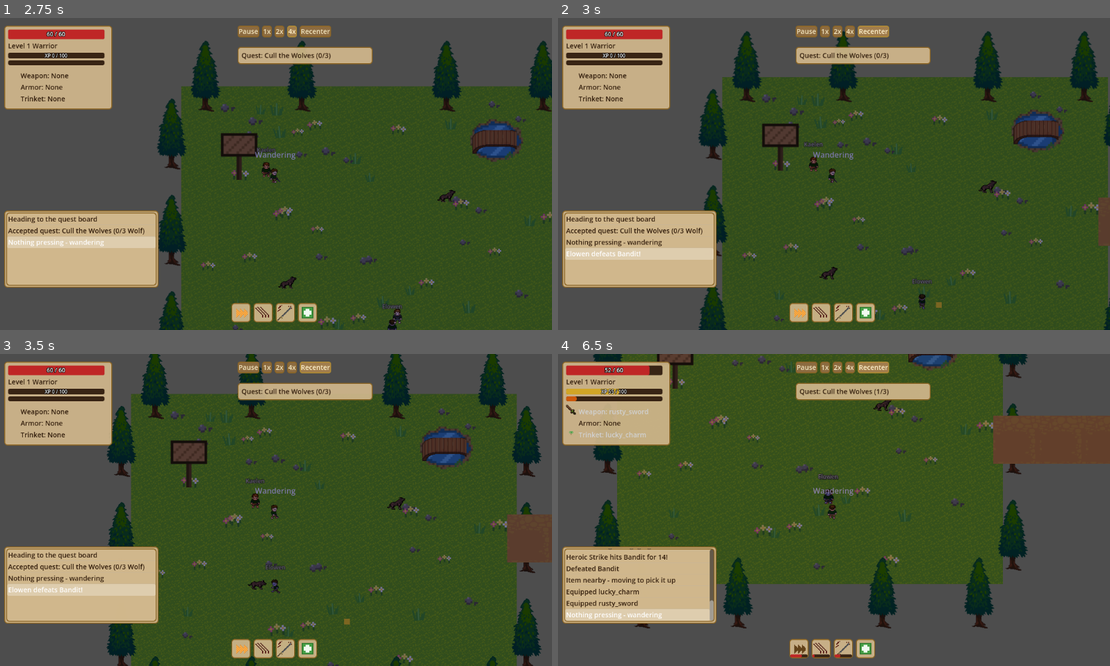
Above: before the commit, frames 1-4 (two rows, left to right).
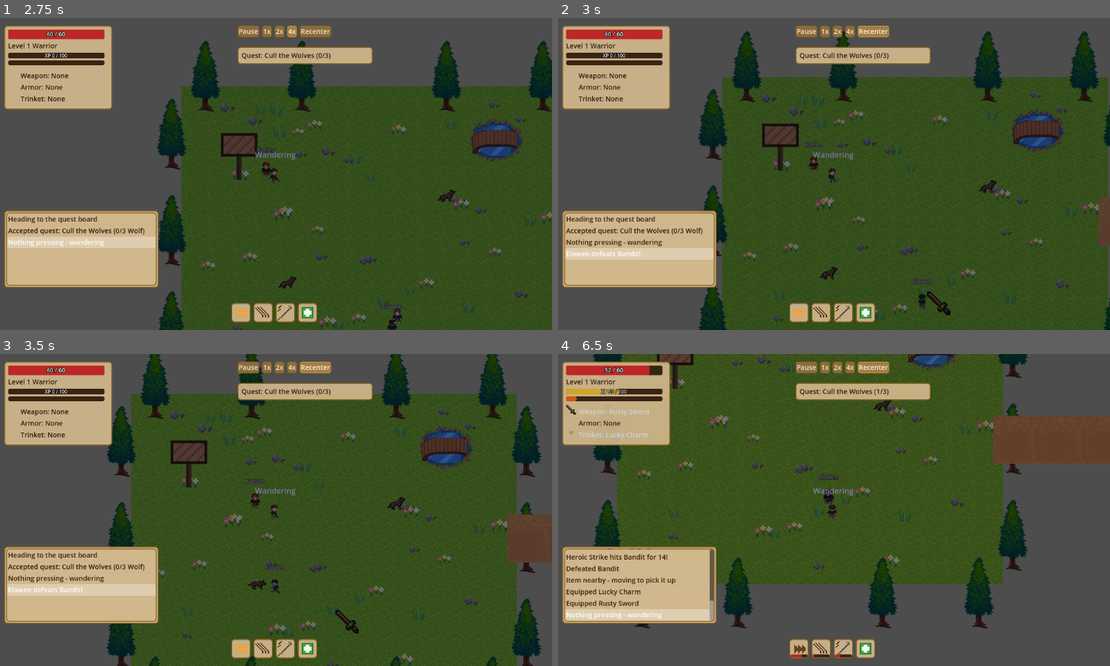
Above: after the commit, the same moments.

Repository: HexaLoid/ai-world-spectator
Game: Godot game, scene res://scenes/Main.tscn
The game is run twice, just before and just after one commit, with the same random seed, the same clock (stepped at 60 frames per second) and the same inputs.
Inputs:
- Up to frame 1 (2.75 s): click "1x" at 0.5 s; click "2x" at 1.25 s; click "4x" at 2 s
- Up to frame 2 (3 s): click "Recenter" at 2.75 s
- Up to frame 3 (3.5 s): no input
- Up to frame 4 (6.5 s): click "1x" at 3.5 s; click "2x" at 4.25 s; click "4x" at 5 s; click "Recenter" at 5.75 s

Frame 1 is identical in both runs. In frame 2, 0.1% of the frame differs, in the area x 66-72%, y 87-96%; in frame 3, 0.1%; in frame 4, 0.3%, in the area x 7-17%, y 17-82%.

Commit message:
Show readable item names and icon art for loot drops
Co-Authored-By: Claude Sonnet 5 <noreply@anthropic.com>

Diff:
--- a/scenes/entities/ItemPickup.tscn
+++ b/scenes/entities/ItemPickup.tscn
@@ -5,9 +5,6 @@
 [node name="root" type="Node2D"]
 script = ExtResource("1_f1fxr")
 
-[node name="ColorRect" type="ColorRect" parent="."]
-offset_left = -6.0
-offset_top = -6.0
-offset_right = 6.0
-offset_bottom = 6.0
-color = Color(1, 0.85, 0.2, 1)
+[node name="Icon" type="Sprite2D" parent="."]
+scale = Vector2(1.5, 1.5)
+texture_filter = 1
--- a/scripts/entities/character.gd
+++ b/scripts/entities/character.gd
@@ -536,7 +536,7 @@
 		var old_hp := hp
 		hp = min(max_hp, hp + int(item_def.get("heal", 0)))
 		var healed := hp - old_hp
-		GameState.log_event("Used %s" % item_id)
+		GameState.log_event("Used %s" % LootTable.display_name(item_id))
 		GameState.emit_signal("character_hp_changed", hp, max_hp)
 		if healed > 0:
 			GameState.emit_signal("damage_dealt", global_position, healed, true)
@@ -548,31 +548,31 @@
 			attack_damage_min += delta
 			attack_damage_max += delta
 			equipped_weapon_id = item_id
-			GameState.log_event("Equipped %s" % item_id)
+			GameState.log_event("Equipped %s" % LootTable.display_name(item_id))
 			GameState.emit_signal("character_equipment_changed", equipped_weapon_id, equipped_armor_id, equipped_trinket_id)
 		else:
-			GameState.log_event("Found %s - current gear is better" % item_id)
+			GameState.log_event("Found %s - current gear is better" % LootTable.display_name(item_id))
 	elif item_type == "armor":
 		if LootTable.should_equip(equipped_armor_id, item_id):
 			var old_bonus: int = int(LootTable.ITEMS.get(equipped_armor_id, {}).get("max_hp", 0))
 			var new_bonus: int = int(item_def.get("max_hp", 0))
 			max_hp += new_bonus - old_bonus
 			equipped_armor_id = item_id
-			GameState.log_event("Equipped %s" % item_id)
+			GameState.log_event("Equipped %s" % LootTable.display_name(item_id))
 			GameState.emit_signal("character_equipment_changed", equipped_weapon_id, equipped_armor_id, equipped_trinket_id)
 			GameState.emit_signal("character_hp_changed", hp, max_hp)
 		else:
-			GameState.log_event("Found %s - current gear is better" % item_id)
+			GameState.log_event("Found %s - current gear is better" % LootTable.display_name(item_id))
 	elif item_type == "trinket":
 		if LootTable.should_equip(equipped_trinket_id, item_id):
 			var old_bonus: float = float(LootTable.ITEMS.get(equipped_trinket_id, {}).get("crit_chance", 0.0))
 			var new_bonus: float = float(item_def.get("crit_chance", 0.0))
 			crit_chance += new_bonus - old_bonus
 			equipped_trinket_id = item_id
-			GameState.log_event("Equipped %s" % item_id)
+			GameState.log_event("Equipped %s" % LootTable.display_name(item_id))
 			GameState.emit_signal("character_equipment_changed", equipped_weapon_id, equipped_armor_id, equipped_trinket_id)
 		else:
-			GameState.log_event("Found %s - current gear is better" % item_id)
+			GameState.log_event("Found %s - current gear is better" % LootTable.display_name(item_id))
 
 func _find_quest(quest_id: String) -> Dictionary:
 	for quest in QuestTable.QUESTS:
--- a/scripts/entities/item_pickup.gd
+++ b/scripts/entities/item_pickup.gd
@@ -2,5 +2,14 @@
 
 @export var item_id: String = "rusty_sword"
 
+@onready var icon: Sprite2D = $Icon
+
 func _ready() -> void:
 	add_to_group("items")
+	var icon_path: String = LootTable.ITEMS.get(item_id, {}).get("icon", "")
+	if icon_path != "":
+		icon.texture = load(icon_path)
+	# A gentle bob so drops read as pickups rather than scenery.
+	var tween := create_tween().set_loops()
+	tween.tween_property(icon, "position:y", -3.0, 0.7).set_trans(Tween.TRANS_SINE)
+	tween.tween_property(icon, "position:y", 0.0, 0.7).set_trans(Tween.TRANS_SINE)
--- a/scripts/systems/loot_table.gd
+++ b/scripts/systems/loot_table.gd
@@ -22,6 +22,11 @@
 	"crown_of_thornfield": {"type": "trinket", "crit_chance": 0.25, "rarity": "epic", "icon": "res://assets/icons/crown_of_thornfield_icon.png"},
 	"health_potion": {"type": "consumable", "heal": 20, "rarity": "common", "icon": "res://assets/icons/potion_icon.png"},
 }
+
+## Human-readable item name for the HUD and activity log ("iron_sword" ->
+## "Iron Sword"); the raw id is what code keys on.
+static func display_name(item_id: String) -> String:
+	return item_id.replace("_", " ").capitalize()
 
 ## Relative weight of each rarity tier in roll_drop()'s random pool. Epic
 ## items have weight 0 — they never drop randomly, only as a guaranteed
--- a/scripts/ui/unit_frame.gd
+++ b/scripts/ui/unit_frame.gd
@@ -80,7 +80,7 @@
 ## Shared by all three equipment slots: sets "<slot>: <item or None>" text
 ## colored by the item's rarity (RARITY_COLORS), and loads its icon.
 func _update_equipment_slot(label: Label, icon: TextureRect, slot_name: String, item_id: String) -> void:
-	label.text = "%s: %s" % [slot_name, item_id if item_id != "" else "None"]
+	label.text = "%s: %s" % [slot_name, LootTable.display_name(item_id) if item_id != "" else "None"]
 	var item_def: Dictionary = LootTable.ITEMS.get(item_id, {})
 	var rarity: String = item_def.get("rarity", "")
 	label.add_theme_color_override("font_color", LootTable.RARITY_COLORS.get(rarity, DEFAULT_LABEL_COLOR))
